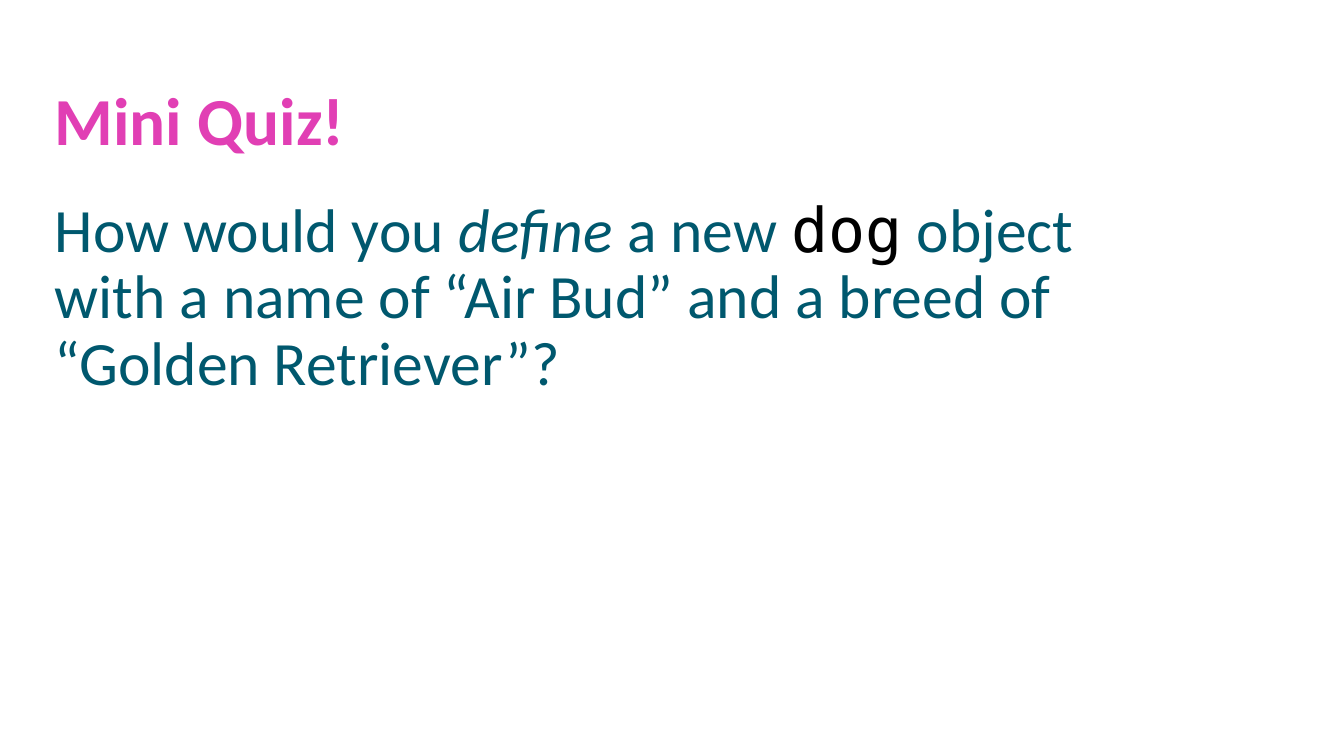
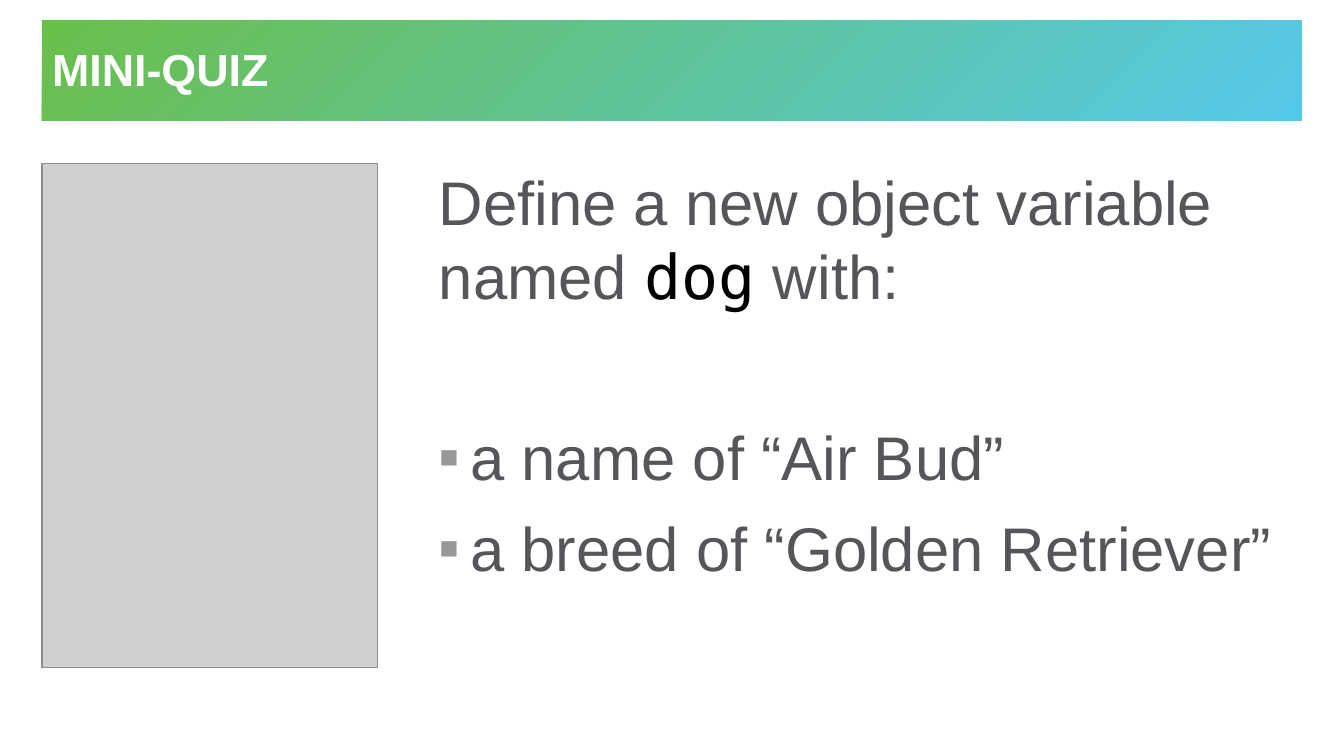
Before and after one commit to hytechclub/web-102, a slide deck: slide 13 of Week09/JavaScriptObjects.pptx. Drawn at 1344x756 pixels with LibreOffice and Linux fonts; fonts in the diff are those of the drawing; grey boxes stand for pictures; background and template pictures are left out. Boxes give left, top, right and bottom in pixels: in the first picture for what was removed or moved away, otherwise in the second. Text is boxed around its words. In the diff, an @@ line names an element or a change of style, - is before the commit and + after.

```diff
--- a/Week09/JavaScriptObjects.pptx
+++ b/Week09/JavaScriptObjects.pptx
@@ title "MINI-QUIZ": place and size @@
-title "MINI-QUIZ" at bbox=[55, 98, 345, 154]
+title "MINI-QUIZ" at bbox=[42, 20, 1303, 121]
@@ title "MINI-QUIZ" at bbox=[42, 20, 1303, 121]: vertical alignment top to middle; fill none to gradient #6ABF4B to #54C8E8 @@
@@ title at bbox=[52, 55, 268, 95]: text changed; size 48 to 32 pt; font Calibri to Arial; text colour #E13FB4 to #FFFFFF @@
-Mini Quiz!
+MINI-QUIZ
@@ picture added at bbox=[42, 163, 378, 667] @@
@@ text at bbox=[439, 180, 1271, 572]: text changed; font Calibri to Arial; text colour #00586E to #56565A @@
-How would you define a new dog object with a name of “Air Bud” and a breed of “Golden Retriever”?
+Define a new object variable named dog with:
+▪ a name of “Air Bud”
+▪ a breed of “Golden Retriever”
```
Also in this commit, not shown: 11 other slides changed, 2 slides added, 2 slides removed, 1 other file.
